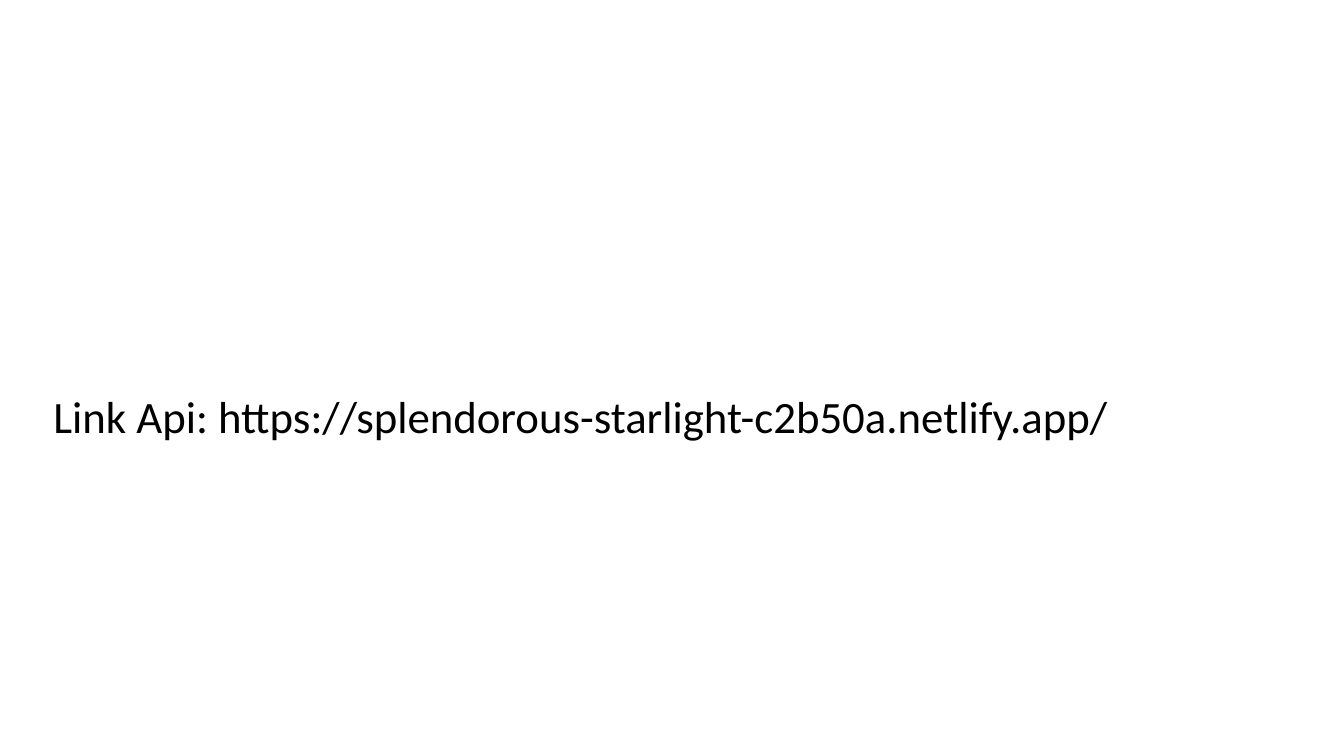
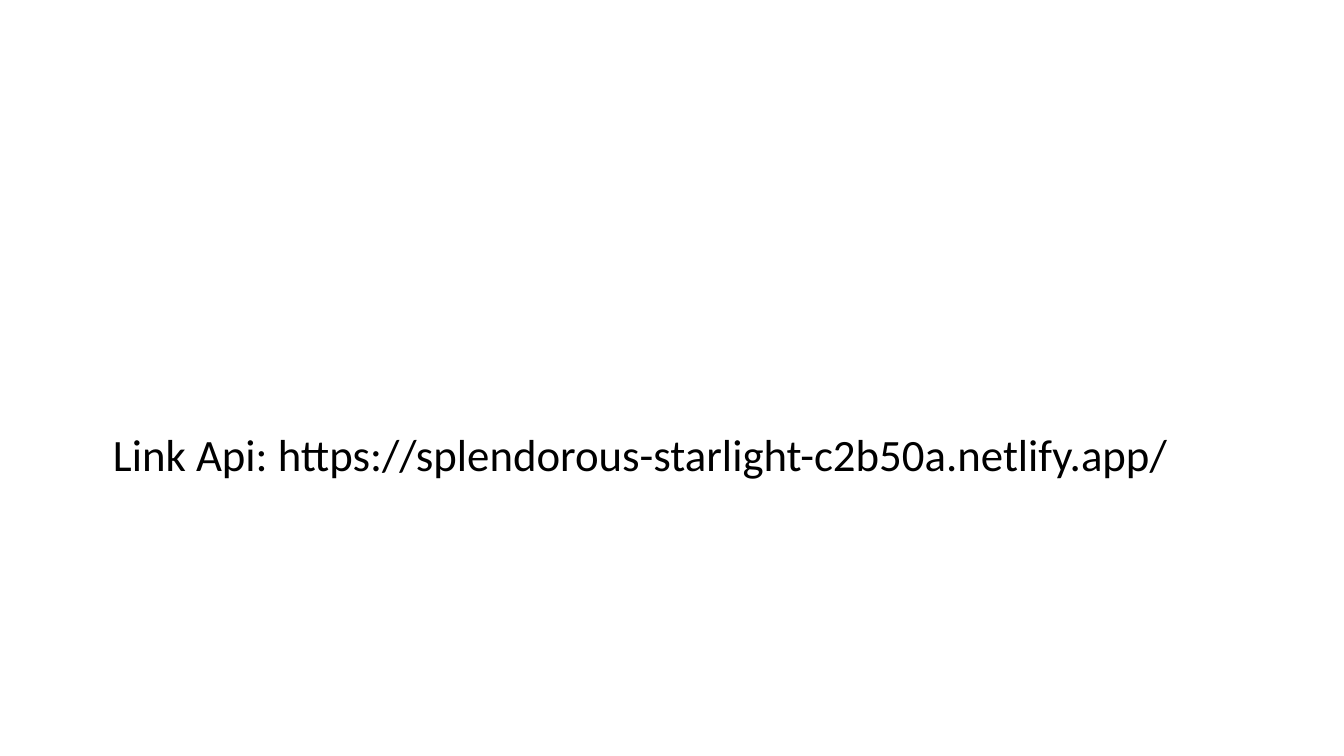
Before and after one commit to viniciuss1812/Almoxarifado, a slide deck: slide 10 of RegrasNegocio/RN_Requisitos.pptx. Drawn at 1344x756 pixels with LibreOffice and Linux fonts; fonts in the diff are those of the drawing. Boxes give left, top, right and bottom in pixels: in the first picture for what was removed or moved away, otherwise in the second. Text is boxed around its words. In the diff, an @@ line names an element or a change of style, - is before the commit and + after.

```diff
--- a/RegrasNegocio/RN_Requisitos.pptx
+++ b/RegrasNegocio/RN_Requisitos.pptx
@@ title "Link Api: https://splendorous-starlight-c2b50a.netlify.app/": place and size @@
-title "Link Api: https://splendorous-starlight-c2b50a.netlify.app/" at bbox=[53, 402, 1107, 441]
+title "Link Api: https://splendorous-starlight-c2b50a.netlify.app/" at bbox=[113, 440, 1167, 479]
```
Also in this commit, not shown: 5 other slides changed, 4 slides added, 23 other files.
